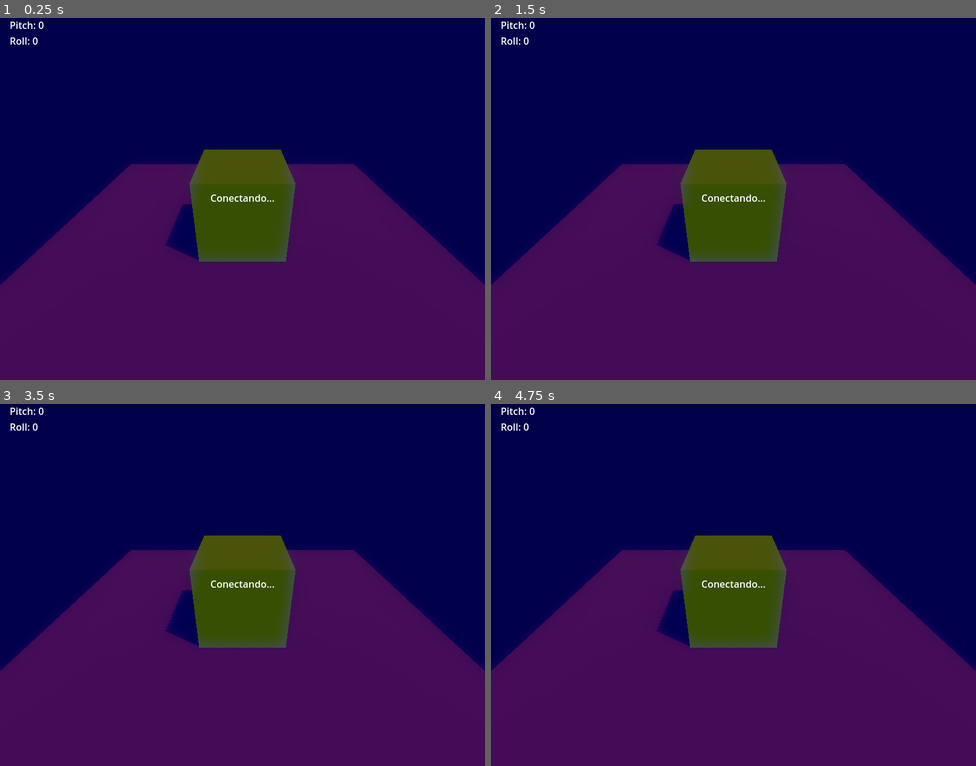
Above: before the commit, frames 1-4 (two rows, left to right).
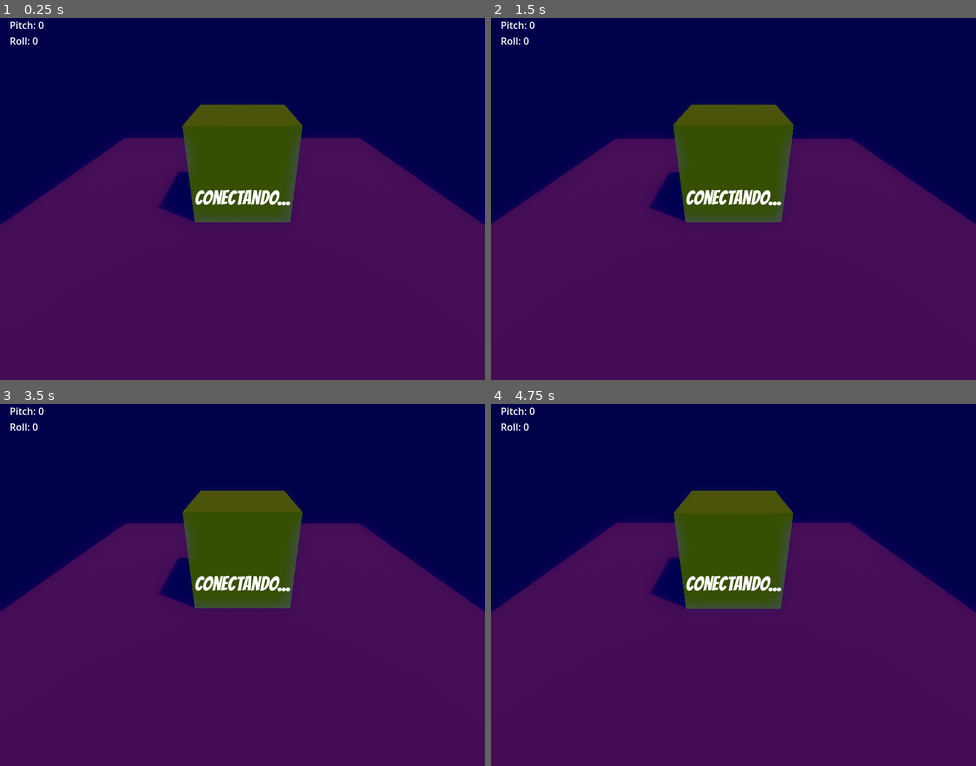
Above: after the commit, the same moments.

Repository: luisfpatrocinio/MNR2025-UDPCubeGame-Godot
Game: Godot game, scene res://Scenes/MainScreen.tscn
The game is run twice, just before and just after one commit, with the same random seed, the same clock (stepped at 60 frames per second) and the same inputs.
Inputs:
- Up to frame 1 (0.25 s): no input
- Up to frame 2 (1.5 s): tap Enter at 0.5 s; hold Page Up (ui_page_up) 0.53-1.28 s; tap Space at 1.25 s
- Up to frame 3 (3.5 s): tap Enter at 2 s; hold Page Up (ui_page_up) from 2.03 s (still down); tap Space at 2.75 s
- Up to frame 4 (4.75 s): tap Enter at 3.5 s; release Page Up (ui_page_up) at 3.53 s; tap Space at 4.25 s

The runs differ from the first frame. In frame 1, 16% of the frame differs, in the area x 0-100%, y 23-74%; in frame 2, 16%; in frame 3, 16%; in frame 4, 15%.

Commit message:
feat: refactor scene structure and improve cube visualization - Move 3D world elements to separate World scene, add camera animation, update broadcast IP, add debug mode toggle, improve documentation and UI

Diff:
--- a/ConnectionManager/ConnectionManager.gd
+++ b/ConnectionManager/ConnectionManager.gd
@@ -1,6 +1,6 @@
 extends Node
 
-const BROADCAST_IP = "192.168.137.189";
+const BROADCAST_IP = "192.168.137.255";
 const BROADCAST_PORT = 1234;
 
 ## Porta UDP na qual o servidor irá escutar conexões.
--- a/Scenes/MainScreen.tscn
+++ b/Scenes/MainScreen.tscn
@@ -1,7 +1,8 @@
-[gd_scene load_steps=10 format=3 uid="uid://cuuakidmirlqg"]
+[gd_scene load_steps=6 format=3 uid="uid://cuuakidmirlqg"]
 
 [ext_resource type="Script" uid="uid://0bg5ed4wbit5" path="res://Scripts/MainScreen.gd" id="1_s7h0p"]
 [ext_resource type="FontFile" uid="uid://boeafuqa3rwvc" path="res://Fonts/Bangers/Bangers-Regular.ttf" id="2_ewbgq"]
+[ext_resource type="PackedScene" uid="uid://b303iooru4jsu" path="res://Scenes/World.tscn" id="3_0prsd"]
 
 [sub_resource type="Gradient" id="Gradient_4vmk2"]
 colors = PackedColorArray(0, 0, 0.270588, 1, 0, 0.662745, 1, 1)
@@ -9,31 +10,6 @@
 [sub_resource type="GradientTexture2D" id="GradientTexture2D_sfojv"]
 gradient = SubResource("Gradient_4vmk2")
 fill_to = Vector2(0, 1)
-
-[sub_resource type="StandardMaterial3D" id="StandardMaterial3D_ewbgq"]
-albedo_color = Color(1, 0.662745, 0, 1)
-
-[sub_resource type="ProceduralSkyMaterial" id="ProceduralSkyMaterial_ewbgq"]
-sky_horizon_color = Color(0.662243, 0.671743, 0.686743, 1)
-ground_horizon_color = Color(0.662243, 0.671743, 0.686743, 1)
-
-[sub_resource type="Sky" id="Sky_0prsd"]
-sky_material = SubResource("ProceduralSkyMaterial_ewbgq")
-
-[sub_resource type="Environment" id="Environment_ip4yt"]
-background_mode = 1
-background_color = Color(0, 0, 0.270588, 1)
-sky = SubResource("Sky_0prsd")
-ambient_light_source = 2
-ambient_light_color = Color(0, 1, 1, 1)
-ambient_light_energy = 2.0
-reflected_light_source = 1
-tonemap_mode = 2
-tonemap_white = 6.9
-glow_enabled = true
-
-[sub_resource type="StandardMaterial3D" id="StandardMaterial3D_0prsd"]
-albedo_color = Color(0.662745, 0, 1, 1)
 
 [node name="MainScreen" type="CanvasLayer"]
 script = ExtResource("1_s7h0p")
@@ -71,6 +47,8 @@
 anchor_bottom = 1.0
 grow_horizontal = 2
 grow_vertical = 2
+theme_override_fonts/font = ExtResource("2_ewbgq")
+theme_override_font_sizes/font_size = 32
 text = "Conectando..."
 horizontal_alignment = 1
 vertical_alignment = 1
@@ -121,24 +99,5 @@
 grow_vertical = 2
 text = "Debug Label"
 
-[node name="World" type="Node3D" parent="."]
+[node name="World" parent="." instance=ExtResource("3_0prsd")]
 transform = Transform3D(1, 0, 0, 0, 1, 0, 0, 0, 1, 0, 1, 0)
-
-[node name="PatroCube" type="CSGBox3D" parent="World"]
-material_override = SubResource("StandardMaterial3D_ewbgq")
-size = Vector3(2, 2, 2)
-
-[node name="Camera3D" type="Camera3D" parent="World"]
-transform = Transform3D(-3.1999e-08, -0.5, 0.866025, -4.37114e-08, 0.866025, 0.5, -1, -2.18557e-08, -4.95676e-08, 5, 3, 0)
-
-[node name="WorldEnvironment" type="WorldEnvironment" parent="World"]
-environment = SubResource("Environment_ip4yt")
-
-[node name="DirectionalLight3D" type="DirectionalLight3D" parent="World"]
-transform = Transform3D(-0.866023, -0.433016, 0.250001, 0, 0.499998, 0.866027, -0.500003, 0.749999, -0.43301, 0, 0, 0)
-shadow_enabled = true
-
-[node name="Floor" type="CSGBox3D" parent="World"]
-transform = Transform3D(1, 0, 0, 0, 1, 0, 0, 0, 1, 0, -2, 0)
-size = Vector3(10, 2, 10)
-material = SubResource("StandardMaterial3D_0prsd")
--- /dev/null
+++ b/Scenes/World.tscn
@@ -0,0 +1,50 @@
+[gd_scene load_steps=7 format=3 uid="uid://b303iooru4jsu"]
+
+[ext_resource type="Script" uid="uid://bs3aesj8geyxu" path="res://Scripts/World.gd" id="1_5cjrv"]
+
+[sub_resource type="StandardMaterial3D" id="StandardMaterial3D_ewbgq"]
+albedo_color = Color(1, 0.662745, 0, 1)
+
+[sub_resource type="ProceduralSkyMaterial" id="ProceduralSkyMaterial_ewbgq"]
+sky_horizon_color = Color(0.662243, 0.671743, 0.686743, 1)
+ground_horizon_color = Color(0.662243, 0.671743, 0.686743, 1)
+
+[sub_resource type="Sky" id="Sky_0prsd"]
+sky_material = SubResource("ProceduralSkyMaterial_ewbgq")
+
+[sub_resource type="Environment" id="Environment_ip4yt"]
+background_mode = 1
+background_color = Color(0, 0, 0.270588, 1)
+sky = SubResource("Sky_0prsd")
+ambient_light_source = 2
+ambient_light_color = Color(0, 1, 1, 1)
+ambient_light_energy = 2.0
+reflected_light_source = 1
+tonemap_mode = 2
+tonemap_white = 6.9
+glow_enabled = true
+
+[sub_resource type="StandardMaterial3D" id="StandardMaterial3D_0prsd"]
+albedo_color = Color(0.662745, 0, 1, 1)
+
+[node name="World" type="Node3D"]
+script = ExtResource("1_5cjrv")
+
+[node name="PatroCube" type="CSGBox3D" parent="."]
+material_override = SubResource("StandardMaterial3D_ewbgq")
+size = Vector3(2, 2, 2)
+
+[node name="Camera3D" type="Camera3D" parent="."]
+transform = Transform3D(-3.1999e-08, -0.5, 0.866025, -4.37114e-08, 0.866025, 0.5, -1, -2.18557e-08, -4.95676e-08, 5, 3, 0)
+
+[node name="WorldEnvironment" type="WorldEnvironment" parent="."]
+environment = SubResource("Environment_ip4yt")
+
+[node name="DirectionalLight3D" type="DirectionalLight3D" parent="."]
+transform = Transform3D(-0.866023, -0.433016, 0.250001, 0, 0.499998, 0.866027, -0.500003, 0.749999, -0.43301, 0, 0, 0)
+shadow_enabled = true
+
+[node name="Floor" type="CSGBox3D" parent="."]
+transform = Transform3D(1, 0, 0, 0, 1, 0, 0, 0, 1, 0, -2, 0)
+size = Vector3(10, 2, 10)
+material = SubResource("StandardMaterial3D_0prsd")
--- a/Scripts/MainScreen.gd
+++ b/Scripts/MainScreen.gd
@@ -1,10 +1,14 @@
 extends CanvasLayer
 
+## Disconnect Block Interface
 @onready var disconnectBlock: Control = get_node("DisconnectBlock");
+## Panel that shows the cube face number
 @onready var cubePanel: Panel = get_node("CubeFace");
-
+## 3D object representing the cube
 @onready var patroCube: CSGBox3D = get_node("World/PatroCube");
-
+## Debug Mode flag
+var showDebug : bool = false;
+## Debug Label
 @onready var debugLabel: Label = get_node("DebugLabel");
 
 func _ready() -> void:
@@ -24,8 +28,13 @@
 	SetCubeFace(_newFaceValue);
 
 func _process(_delta: float) -> void:
+	# Toggle Debug Mode
+	if Input.is_action_just_pressed("ui_page_up"):
+		showDebug = !showDebug;
+
 	var _roll = ConnectionManager.inputDict["roll"];
 	var _pitch = ConnectionManager.inputDict["pitch"];
+
 	# Rotate cube - Pitch
 	var _newRotationY = -90 / 11 * _roll;
 	_newRotationY = deg_to_rad(_newRotationY);
--- /dev/null
+++ b/Scripts/World.gd
@@ -0,0 +1,9 @@
+extends Node3D
+
+@onready var camera : Camera3D = get_node("Camera3D");
+@onready var patroCube : CSGBox3D = get_node("PatroCube");
+
+func _process(delta: float) -> void:
+	var _ang = Time.get_ticks_msec() / 1000.0;
+	camera.position.y = 2 + 0.50 * sin(_ang) * 0.100
+	camera.look_at(patroCube.position);
Not shown, added: Scripts/World.gd.uid
